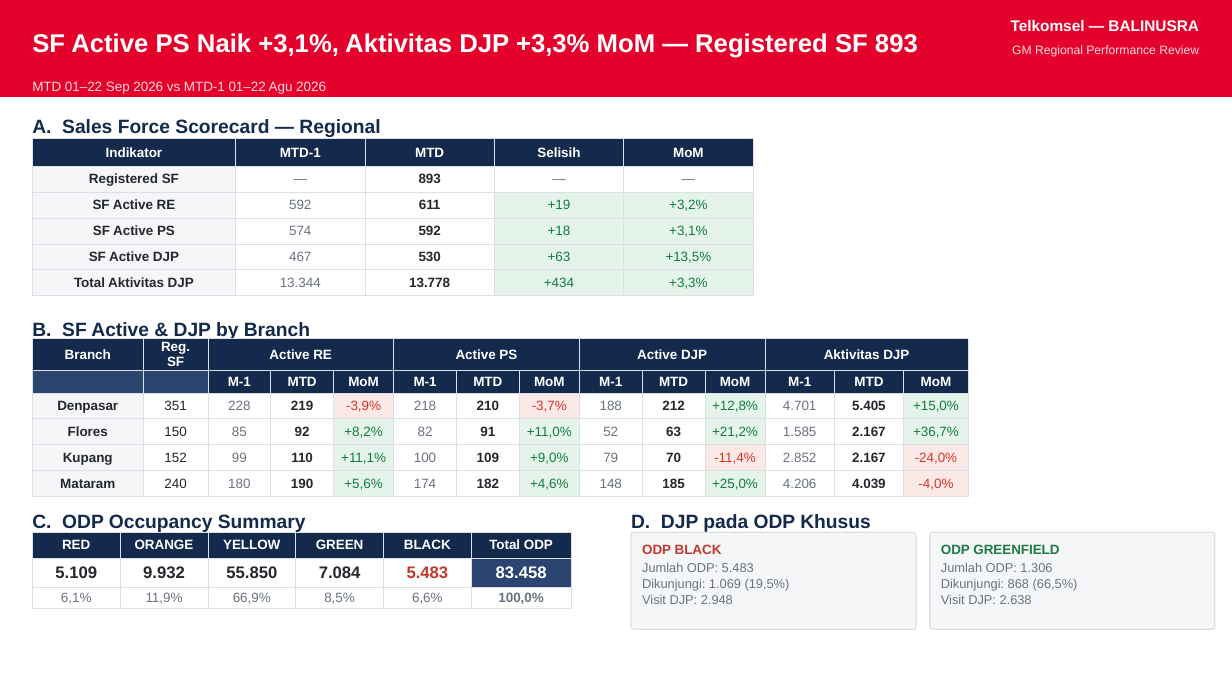
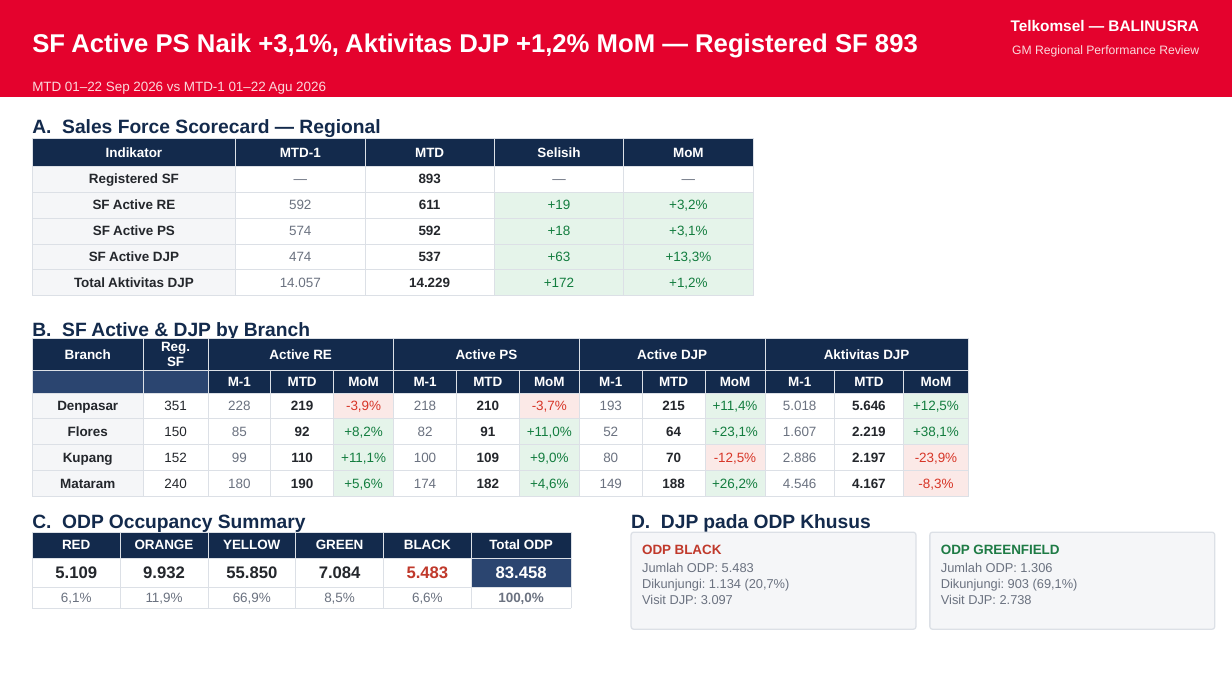
Before and after one commit to linktreehhbalnus-eng/wow_balnus, a slide deck: slide 7 of reports/BALINUSRA_GM_PERFORMANCE_SUMMARY_20260922_INARA.pptx. Drawn at 1232x693 pixels with LibreOffice and Linux fonts; fonts in the diff are those of the drawing. Boxes give left, top, right and bottom in pixels: in the first picture for what was removed or moved away, otherwise in the second. Text is boxed around its words. In the diff, an @@ line names an element or a change of style, - is before the commit and + after.

```diff
--- a/reports/BALINUSRA_GM_PERFORMANCE_SUMMARY_20260922_INARA.pptx
+++ b/reports/BALINUSRA_GM_PERFORMANCE_SUMMARY_20260922_INARA.pptx
@@ text at (32,33,918,58): text changed @@
-SF Active PS Naik +3,1%, Aktivitas DJP +3,3% MoM — Registered SF 893
+SF Active PS Naik +3,1%, Aktivitas DJP +1,2% MoM — Registered SF 893
@@ table at (32,139,753,293) @@
-row 5: SF Active DJP | 467 | 530 | +63 | +13,5%
+row 5: SF Active DJP | 474 | 537 | +63 | +13,3%
-row 6: Total Aktivitas DJP | 13.344 | 13.778 | +434 | +3,3%
+row 6: Total Aktivitas DJP | 14.057 | 14.229 | +172 | +1,2%
@@ table at (32,338,969,494) @@
-row 3: Denpasar | 351 | 228 | 219 | -3,9% | 218 | 210 | -3,7% | 188 | 212 | +12,8% | 4.701 | 5.405 | +15,0%
+row 3: Denpasar | 351 | 228 | 219 | -3,9% | 218 | 210 | -3,7% | 193 | 215 | +11,4% | 5.018 | 5.646 | +12,5%
-row 4: Flores | 150 | 85 | 92 | +8,2% | 82 | 91 | +11,0% | 52 | 63 | +21,2% | 1.585 | 2.167 | +36,7%
+row 4: Flores | 150 | 85 | 92 | +8,2% | 82 | 91 | +11,0% | 52 | 64 | +23,1% | 1.607 | 2.219 | +38,1%
-row 5: Kupang | 152 | 99 | 110 | +11,1% | 100 | 109 | +9,0% | 79 | 70 | -11,4% | 2.852 | 2.167 | -24,0%
+row 5: Kupang | 152 | 99 | 110 | +11,1% | 100 | 109 | +9,0% | 80 | 70 | -12,5% | 2.886 | 2.197 | -23,9%
-row 6: Mataram | 240 | 180 | 190 | +5,6% | 174 | 182 | +4,6% | 148 | 185 | +25,0% | 4.206 | 4.039 | -4,0%
+row 6: Mataram | 240 | 180 | 190 | +5,6% | 174 | 182 | +4,6% | 149 | 188 | +26,2% | 4.546 | 4.167 | -8,3%
@@ text at (642,563,790,604): text changed @@
-Jumlah ODP: 5.483
-Dikunjungi: 1.069 (19,5%)
-Visit DJP: 2.948
+Jumlah ODP: 5.483
+Dikunjungi: 1.134 (20,7%)
+Visit DJP: 3.097
@@ text at (941,562,1078,604): text changed @@
-Jumlah ODP: 1.306
-Dikunjungi: 868 (66,5%)
-Visit DJP: 2.638
+Jumlah ODP: 1.306
+Dikunjungi: 903 (69,1%)
+Visit DJP: 2.738
```
Also in this commit, not shown: 1 other slide changed, 12 other files.
